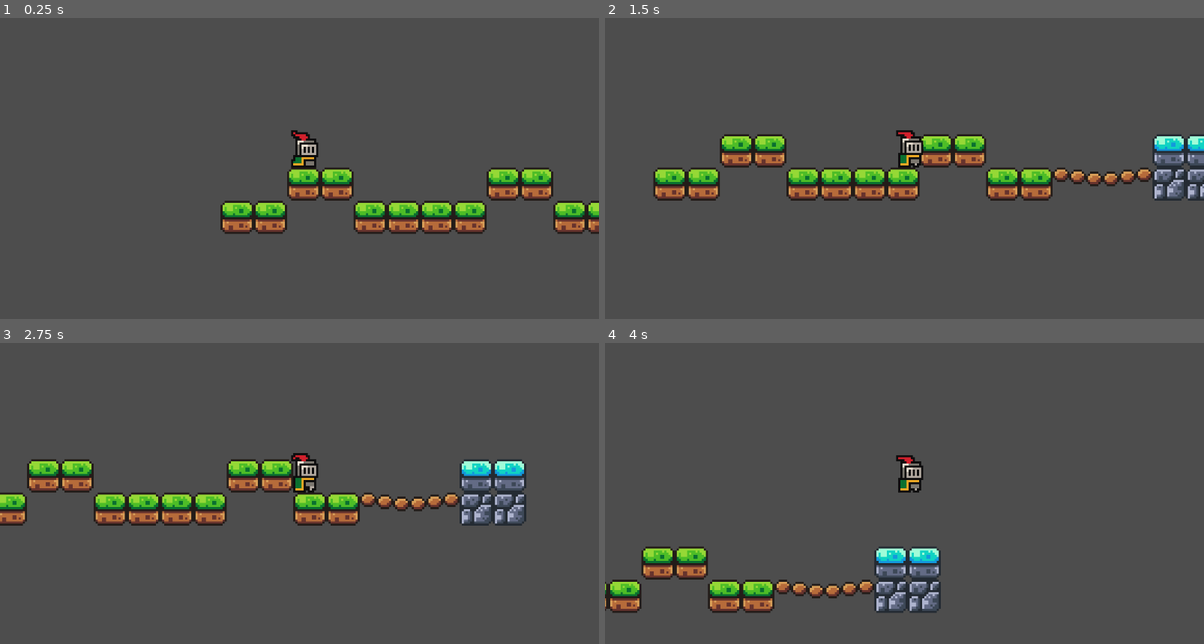
Above: before the commit, frames 1-4 (two rows, left to right).
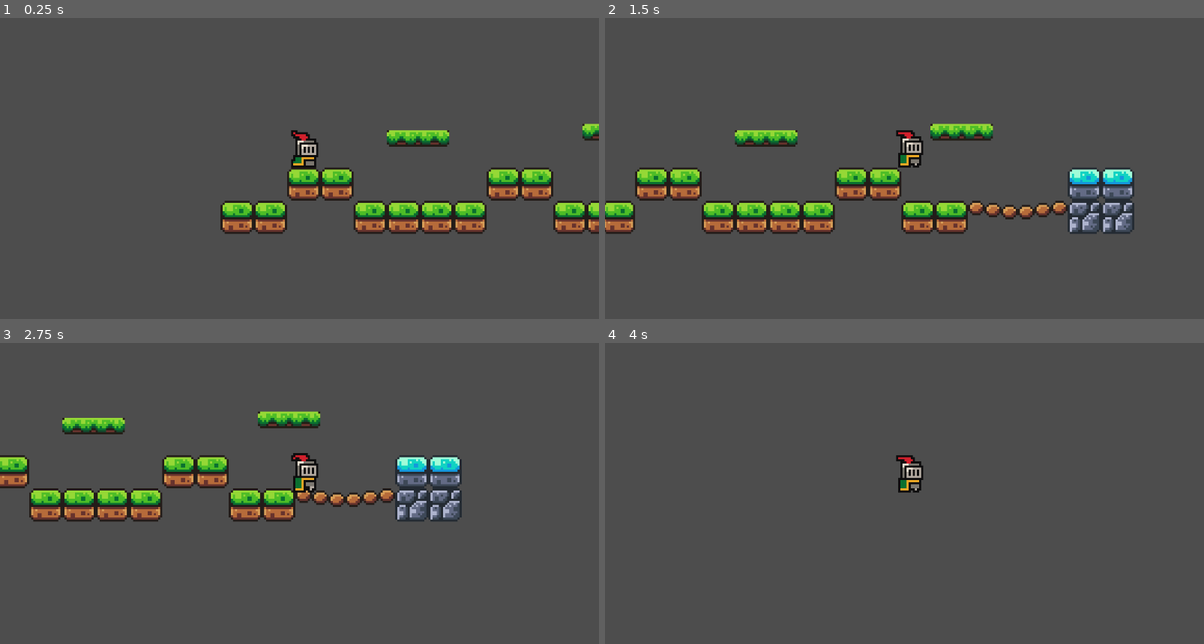
Above: after the commit, the same moments.

Repository: IvanPrikhodko/1_godot_tutorial
Game: Godot game, scene res://Scenes/game.tscn
Two runs of this game, one before a commit and one after it. Both use one fixed random seed, a clock stepped at 60 frames per second and the inputs below.
Inputs:
- Up to frame 1 (0.25 s): no input
- Up to frame 2 (1.5 s): tap Enter (ui_accept) at 0.5, 0.77 s; hold Right (ui_right) from 0.53 s (still down)
- Up to frame 3 (2.75 s): tap Enter (ui_accept) at 1.52 s; release Right (ui_right) at 2.03 s; hold Left (ui_left) from 2.03 s (still down)
- Up to frame 4 (4 s): release Left (ui_left) at 2.78 s; hold Right (ui_right) from 2.78 s (still down); tap Enter (ui_accept) at 3.02, 3.77 s

The runs differ from the first frame. In frame 1, 0.7% of the frame differs, in the area x 64-100%, y 35-43%; in frame 2, 15%, in the area x 0-100%, y 35-72%; in frame 3, 15%; in frame 4, 5.5%.

Commit message:
added two platforms one solid another one with one way collision

Diff:
--- a/Scenes/game.tscn
+++ b/Scenes/game.tscn
@@ -1,7 +1,9 @@
-[gd_scene load_steps=5 format=3 uid="uid://c7qv85ukwn7xt"]
+[gd_scene load_steps=7 format=3 uid="uid://c7qv85ukwn7xt"]
 
 [ext_resource type="PackedScene" uid="uid://bjumageawggly" path="res://Scenes/Player.tscn" id="1_jvkt0"]
 [ext_resource type="Texture2D" uid="uid://ktv06al7iexg" path="res://Assets/brackeys_platformer_assets/sprites/world_tileset.png" id="2_h8m5n"]
+[ext_resource type="PackedScene" uid="uid://b51umpio51wsg" path="res://Scenes/platform.tscn" id="3_ng82u"]
+[ext_resource type="PackedScene" uid="uid://bf4rrr1fjvo1u" path="res://Scenes/platformZ.tscn" id="4_66p8w"]
 
 [sub_resource type="TileSetAtlasSource" id="TileSetAtlasSource_lih2w"]
 texture = ExtResource("2_h8m5n")
@@ -441,3 +443,9 @@
 
 [node name="Camera2D" type="Camera2D" parent="Player"]
 zoom = Vector2(4, 4)
+
+[node name="Platform" parent="." instance=ExtResource("3_ng82u")]
+position = Vector2(96, -14)
+
+[node name="Platform2" parent="." instance=ExtResource("4_66p8w")]
+position = Vector2(190, -17)
--- /dev/null
+++ b/Scenes/platformZ.tscn
@@ -0,0 +1,17 @@
+[gd_scene load_steps=3 format=3 uid="uid://bf4rrr1fjvo1u"]
+
+[ext_resource type="Texture2D" uid="uid://jxjsghe008ck" path="res://Assets/brackeys_platformer_assets/sprites/platforms.png" id="1_1btd3"]
+
+[sub_resource type="RectangleShape2D" id="RectangleShape2D_jug3l"]
+size = Vector2(30, 8)
+
+[node name="Platform" type="AnimatableBody2D"]
+
+[node name="Sprite2D" type="Sprite2D" parent="."]
+texture = ExtResource("1_1btd3")
+region_enabled = true
+region_rect = Rect2(17, 1, 30, 8)
+
+[node name="CollisionShape2D" type="CollisionShape2D" parent="."]
+shape = SubResource("RectangleShape2D_jug3l")
+one_way_collision = true
Renamed: platform.tscn -> Scenes/platform.tscn
